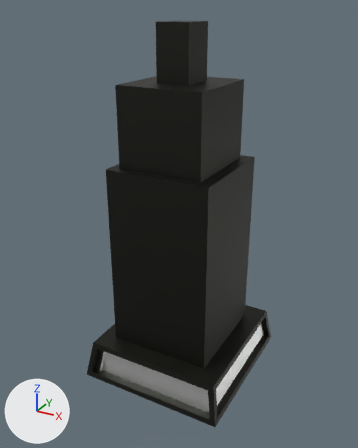
Two versions of the FBX model Assets/Resources/Meshes/Container3.fbx, one commit apart.
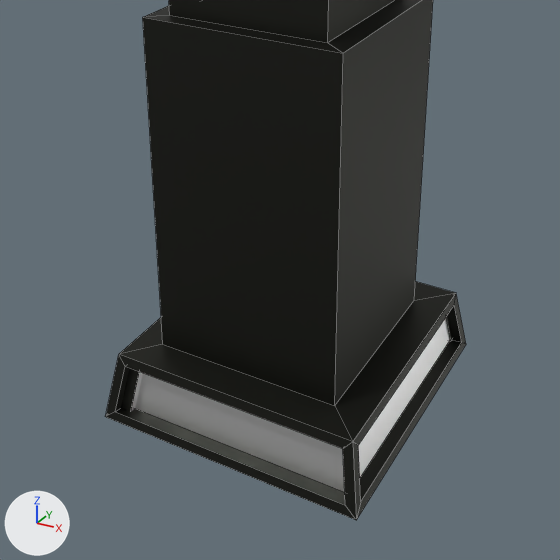
Old and new are each drawn whole from a 50 mm camera at (3.861, -3.081, 1.22) aimed at (3.127, -1.746, 0.553) and again close up on the part from 9% to 89% of the width and 36% to 100% of the height. Every picture has the same lights, and +X, +Y and +Z are marked at lower left. The close-ups show mesh edges as thin lines. Where no turn or scale is listed for an object, it has been applied to the vertices.

Script lines for the objects in view, before the commit:
```python
me_cube_004 = bpy.data.meshes.new('Cube.004')
me_cube_004.from_pydata(...)  # 68 vertices, 66 faces; spans x -0.256..0.256, y -0.267..0.267, z 0.0..1.18
# faces by material slot: [62, 4]
me_cube_004.materials.append(mat_unitframematerial)  # picture img_paletteunits_png
me_cube_004.materials.append(mat_playercolor)  # white #e7e7e7
ob_container3 = bpy.data.objects.new('Container3', me_cube_004)
ob_container3.location = (3.136, -1.723, 0.0)
```
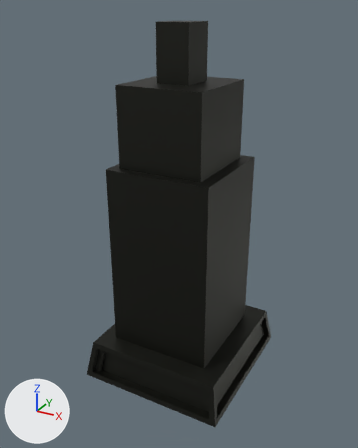
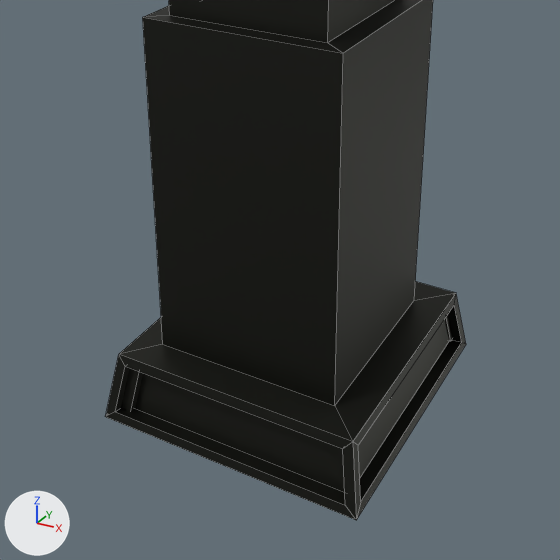
The newer file is also turned or shifted as a whole; pictures and numbers use the older file's frame.

The change, as a diff of the scene's bpy script:
```diff
--- a/Assets/Resources/Meshes/Container3.fbx.py
+++ b/Assets/Resources/Meshes/Container3.fbx.py
@@ me_cube_004 @@
 me_cube_004.from_pydata(...)  # 68 vertices, 66 faces; spans x -0.256..0.256, y -0.267..0.267, z 0.0..1.18
 # used by ob_container3; location = (3.136, -1.723, 0.0)
+# me_cube_004 part 1: all 4 faces that had it switch from mat_playercolor (white #e7e7e7) to mat_unitframematerial (picture img_paletteunits_png)
```

What differs and where, as boxes (x1, y1, x2, y2) in the close-ups (560 x 560 px):
part 1 of me_cube_004, recoloured (grey to black): (131, 318, 451, 492) in both
